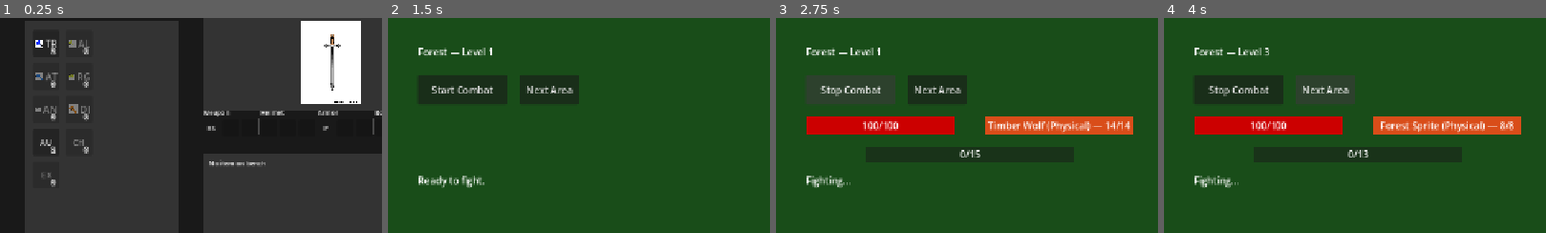
Above: before the commit, frames 1-4 (left to right).
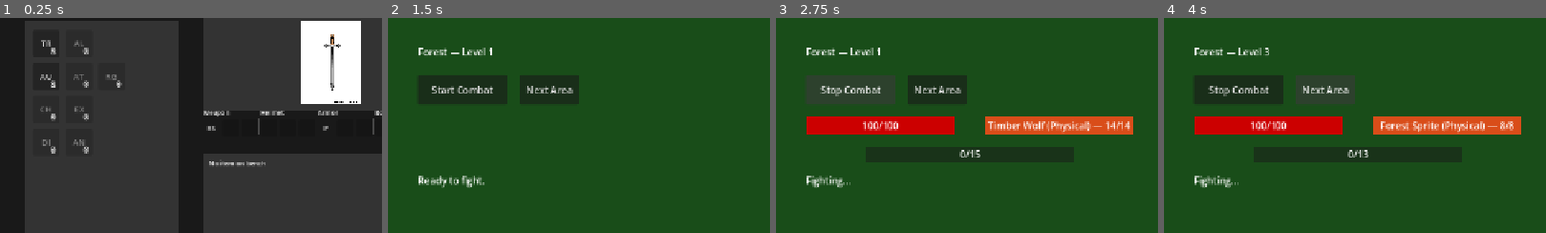
Above: after the commit, the same moments.

Repository: loginn/hammertime
Game: Godot game, scene res://scenes/main.tscn
The game is run twice, just before and just after one commit, with the same random seed, the same clock (stepped at 60 frames per second) and the same inputs.
Inputs:
- Up to frame 1 (0.25 s): no input
- Up to frame 2 (1.5 s): click "AU" at 0.5 s; click "Adventure" at 1.25 s
- Up to frame 3 (2.75 s): click "Start Combat" at 2 s
- Up to frame 4 (4 s): click "Next Area" at 2.75 s; click "Next Area" at 3.5 s
The pictures show only the part of the screen within x 0-50%, y 8-58%; the shares and areas given below are measured in that part.

The runs differ from the first frame. In frame 1, 1.1% of the frame differs, in the area x 9-32%, y 9-79%; in frame 2, nothing differs; in frame 3, less than 0.1%; in frame 4, less than 0.1%.

Commit message:
feat(02-01): reposition 9 base hammer buttons into 3x4 rarity-grouped grid
- Row 0 (Normal): RunicHammerBtn left=15 top=15, AlchemyHammerBtn left=70 top=15
- Row 1 (Magic): AugmentHammerBtn left=15 top=70, TackHammerBtn left=70 top=70, GrandHammerBtn left=125 top=70
- Row 2 (Rare): ChaosHammerBtn left=15 top=125, ExaltHammerBtn left=70 top=125
- Row 3 (Any-modded): DivineHammerBtn left=15 top=180, AnnulmentHammerBtn left=70 top=180
- Removed 6 dead ext_resource headers (ids 4_runic through 9_tuning)
- Stripped icon/expand_icon lines from 6 legacy buttons
- Added font_size=14 to 6 legacy buttons to match 3 text-only buttons
- Reordered button nodes in file to match reading order (TR AL AU AT RG CH EX DI AN)
- TagHammerSection offset_top=290 unchanged (65px gap above grid bottom=225)

Diff:
--- a/scenes/forge_view.tscn
+++ b/scenes/forge_view.tscn
@@ -3,12 +3,6 @@
 [ext_resource type="Script" path="res://scenes/forge_view.gd" id="1_forge"]
 [ext_resource type="Texture2D" uid="uid://d4jb6n4k8jhax" path="res://assets/sword2.png" id="2_sword"]
 [ext_resource type="Texture2D" uid="uid://66x0q4d4f7t0" path="res://assets/hero.png" id="3_hero"]
-[ext_resource type="Texture2D" uid="uid://mjpcfmmigpik" path="res://assets/runic_hammer.png" id="4_runic"]
-[ext_resource type="Texture2D" uid="uid://dbphc3ncwh6b8" path="res://assets/forge_hammer.png" id="5_forge"]
-[ext_resource type="Texture2D" uid="uid://jmpkev6epu0s" path="res://assets/tack_hammer.png" id="6_tack"]
-[ext_resource type="Texture2D" uid="uid://5r4jexmy2ayl" path="res://assets/grand_hammer.png" id="7_grand"]
-[ext_resource type="Texture2D" uid="uid://bf57jow7yhqr" path="res://assets/claw_hammer.png" id="8_claw"]
-[ext_resource type="Texture2D" uid="uid://cmtndy2k4mh3q" path="res://assets/tuning_hammer.png" id="9_tuning"]
 
 [sub_resource type="StyleBoxFlat" id="StyleBoxFlat_toast"]
 bg_color = Color(0.15, 0.1, 0.1, 0.85)
@@ -44,8 +38,7 @@
 offset_right = 60.0
 offset_bottom = 60.0
 toggle_mode = true
-icon = ExtResource("4_runic")
-expand_icon = true
+theme_override_font_sizes/font_size = 14
 
 [node name="CountLabel" type="Label" parent="HammerSidebar/RunicHammerBtn"]
 layout_mode = 0
@@ -68,8 +61,7 @@
 offset_right = 115.0
 offset_bottom = 60.0
 toggle_mode = true
-icon = ExtResource("5_forge")
-expand_icon = true
+theme_override_font_sizes/font_size = 14
 
 [node name="CountLabel" type="Label" parent="HammerSidebar/AlchemyHammerBtn"]
 layout_mode = 0
@@ -85,39 +77,61 @@
 text = "0"
 mouse_filter = 2
 
-[node name="TackHammerBtn" type="Button" parent="HammerSidebar"]
+[node name="AugmentHammerBtn" type="Button" parent="HammerSidebar"]
 layout_mode = 0
 offset_left = 15.0
 offset_top = 70.0
 offset_right = 60.0
 offset_bottom = 115.0
 toggle_mode = true
-icon = ExtResource("6_tack")
-expand_icon = true
-
-[node name="CountLabel" type="Label" parent="HammerSidebar/TackHammerBtn"]
-layout_mode = 0
-offset_left = 0.0
-offset_top = 27.0
-offset_right = 38.0
-offset_bottom = 43.0
-theme_override_font_sizes/font_size = 11
-theme_override_colors/font_color = Color(0, 0, 0, 1)
-theme_override_colors/font_outline_color = Color(1, 1, 1, 1)
-theme_override_constants/outline_size = 5
-horizontal_alignment = 2
-text = "0"
-mouse_filter = 2
-
-[node name="GrandHammerBtn" type="Button" parent="HammerSidebar"]
+text = "AU"
+theme_override_font_sizes/font_size = 14
+
+[node name="CountLabel" type="Label" parent="HammerSidebar/AugmentHammerBtn"]
+layout_mode = 0
+offset_left = 0.0
+offset_top = 27.0
+offset_right = 38.0
+offset_bottom = 43.0
+theme_override_font_sizes/font_size = 11
+theme_override_colors/font_color = Color(0, 0, 0, 1)
+theme_override_colors/font_outline_color = Color(1, 1, 1, 1)
+theme_override_constants/outline_size = 5
+horizontal_alignment = 2
+text = "0"
+mouse_filter = 2
+
+[node name="TackHammerBtn" type="Button" parent="HammerSidebar"]
 layout_mode = 0
 offset_left = 70.0
 offset_top = 70.0
 offset_right = 115.0
 offset_bottom = 115.0
 toggle_mode = true
-icon = ExtResource("7_grand")
-expand_icon = true
+theme_override_font_sizes/font_size = 14
+
+[node name="CountLabel" type="Label" parent="HammerSidebar/TackHammerBtn"]
+layout_mode = 0
+offset_left = 0.0
+offset_top = 27.0
+offset_right = 38.0
+offset_bottom = 43.0
+theme_override_font_sizes/font_size = 11
+theme_override_colors/font_color = Color(0, 0, 0, 1)
+theme_override_colors/font_outline_color = Color(1, 1, 1, 1)
+theme_override_constants/outline_size = 5
+horizontal_alignment = 2
+text = "0"
+mouse_filter = 2
+
+[node name="GrandHammerBtn" type="Button" parent="HammerSidebar"]
+layout_mode = 0
+offset_left = 125.0
+offset_top = 70.0
+offset_right = 170.0
+offset_bottom = 115.0
+toggle_mode = true
+theme_override_font_sizes/font_size = 14
 
 [node name="CountLabel" type="Label" parent="HammerSidebar/GrandHammerBtn"]
 layout_mode = 0
@@ -133,113 +147,87 @@
 text = "0"
 mouse_filter = 2
 
-[node name="AnnulmentHammerBtn" type="Button" parent="HammerSidebar"]
+[node name="ChaosHammerBtn" type="Button" parent="HammerSidebar"]
 layout_mode = 0
 offset_left = 15.0
 offset_top = 125.0
 offset_right = 60.0
 offset_bottom = 170.0
 toggle_mode = true
-icon = ExtResource("8_claw")
-expand_icon = true
-
-[node name="CountLabel" type="Label" parent="HammerSidebar/AnnulmentHammerBtn"]
-layout_mode = 0
-offset_left = 0.0
-offset_top = 27.0
-offset_right = 38.0
-offset_bottom = 43.0
-theme_override_font_sizes/font_size = 11
-theme_override_colors/font_color = Color(0, 0, 0, 1)
-theme_override_colors/font_outline_color = Color(1, 1, 1, 1)
-theme_override_constants/outline_size = 5
-horizontal_alignment = 2
-text = "0"
-mouse_filter = 2
-
-[node name="DivineHammerBtn" type="Button" parent="HammerSidebar"]
+text = "CH"
+theme_override_font_sizes/font_size = 14
+
+[node name="CountLabel" type="Label" parent="HammerSidebar/ChaosHammerBtn"]
+layout_mode = 0
+offset_left = 0.0
+offset_top = 27.0
+offset_right = 38.0
+offset_bottom = 43.0
+theme_override_font_sizes/font_size = 11
+theme_override_colors/font_color = Color(0, 0, 0, 1)
+theme_override_colors/font_outline_color = Color(1, 1, 1, 1)
+theme_override_constants/outline_size = 5
+horizontal_alignment = 2
+text = "0"
+mouse_filter = 2
+
+[node name="ExaltHammerBtn" type="Button" parent="HammerSidebar"]
 layout_mode = 0
 offset_left = 70.0
 offset_top = 125.0
 offset_right = 115.0
 offset_bottom = 170.0
 toggle_mode = true
-icon = ExtResource("9_tuning")
-expand_icon = true
-
-[node name="CountLabel" type="Label" parent="HammerSidebar/DivineHammerBtn"]
-layout_mode = 0
-offset_left = 0.0
-offset_top = 27.0
-offset_right = 38.0
-offset_bottom = 43.0
-theme_override_font_sizes/font_size = 11
-theme_override_colors/font_color = Color(0, 0, 0, 1)
-theme_override_colors/font_outline_color = Color(1, 1, 1, 1)
-theme_override_constants/outline_size = 5
-horizontal_alignment = 2
-text = "0"
-mouse_filter = 2
-
-[node name="AugmentHammerBtn" type="Button" parent="HammerSidebar"]
+text = "EX"
+theme_override_font_sizes/font_size = 14
+
+[node name="CountLabel" type="Label" parent="HammerSidebar/ExaltHammerBtn"]
+layout_mode = 0
+offset_left = 0.0
+offset_top = 27.0
+offset_right = 38.0
+offset_bottom = 43.0
+theme_override_font_sizes/font_size = 11
+theme_override_colors/font_color = Color(0, 0, 0, 1)
+theme_override_colors/font_outline_color = Color(1, 1, 1, 1)
+theme_override_constants/outline_size = 5
+horizontal_alignment = 2
+text = "0"
+mouse_filter = 2
+
+[node name="DivineHammerBtn" type="Button" parent="HammerSidebar"]
 layout_mode = 0
 offset_left = 15.0
 offset_top = 180.0
 offset_right = 60.0
 offset_bottom = 225.0
 toggle_mode = true
-text = "AU"
-theme_override_font_sizes/font_size = 14
-
-[node name="CountLabel" type="Label" parent="HammerSidebar/AugmentHammerBtn"]
-layout_mode = 0
-offset_left = 0.0
-offset_top = 27.0
-offset_right = 38.0
-offset_bottom = 43.0
-theme_override_font_sizes/font_size = 11
-theme_override_colors/font_color = Color(0, 0, 0, 1)
-theme_override_colors/font_outline_color = Color(1, 1, 1, 1)
-theme_override_constants/outline_size = 5
-horizontal_alignment = 2
-text = "0"
-mouse_filter = 2
-
-[node name="ChaosHammerBtn" type="Button" parent="HammerSidebar"]
+theme_override_font_sizes/font_size = 14
+
+[node name="CountLabel" type="Label" parent="HammerSidebar/DivineHammerBtn"]
+layout_mode = 0
+offset_left = 0.0
+offset_top = 27.0
+offset_right = 38.0
+offset_bottom = 43.0
+theme_override_font_sizes/font_size = 11
+theme_override_colors/font_color = Color(0, 0, 0, 1)
+theme_override_colors/font_outline_color = Color(1, 1, 1, 1)
+theme_override_constants/outline_size = 5
+horizontal_alignment = 2
+text = "0"
+mouse_filter = 2
+
+[node name="AnnulmentHammerBtn" type="Button" parent="HammerSidebar"]
 layout_mode = 0
 offset_left = 70.0
 offset_top = 180.0
 offset_right = 115.0
 offset_bottom = 225.0
 toggle_mode = true
-text = "CH"
-theme_override_font_sizes/font_size = 14
-
-[node name="CountLabel" type="Label" parent="HammerSidebar/ChaosHammerBtn"]
-layout_mode = 0
-offset_left = 0.0
-offset_top = 27.0
-offset_right = 38.0
-offset_bottom = 43.0
-theme_override_font_sizes/font_size = 11
-theme_override_colors/font_color = Color(0, 0, 0, 1)
-theme_override_colors/font_outline_color = Color(1, 1, 1, 1)
-theme_override_constants/outline_size = 5
-horizontal_alignment = 2
-text = "0"
-mouse_filter = 2
-
-[node name="ExaltHammerBtn" type="Button" parent="HammerSidebar"]
-layout_mode = 0
-offset_left = 15.0
-offset_top = 235.0
-offset_right = 60.0
-offset_bottom = 280.0
-toggle_mode = true
-text = "EX"
-theme_override_font_sizes/font_size = 14
-
-[node name="CountLabel" type="Label" parent="HammerSidebar/ExaltHammerBtn"]
+theme_override_font_sizes/font_size = 14
+
+[node name="CountLabel" type="Label" parent="HammerSidebar/AnnulmentHammerBtn"]
 layout_mode = 0
 offset_left = 0.0
 offset_top = 27.0
